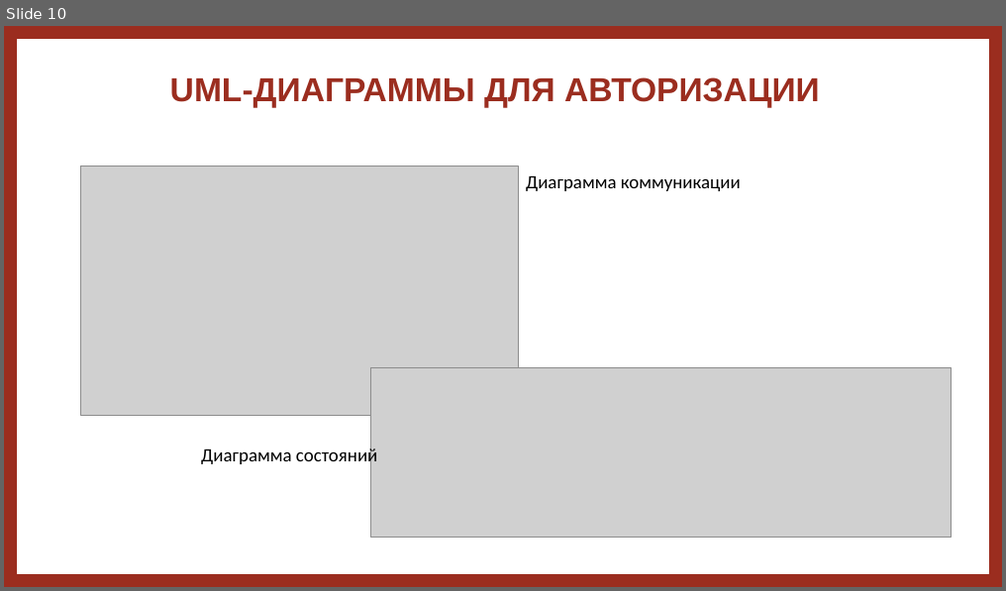
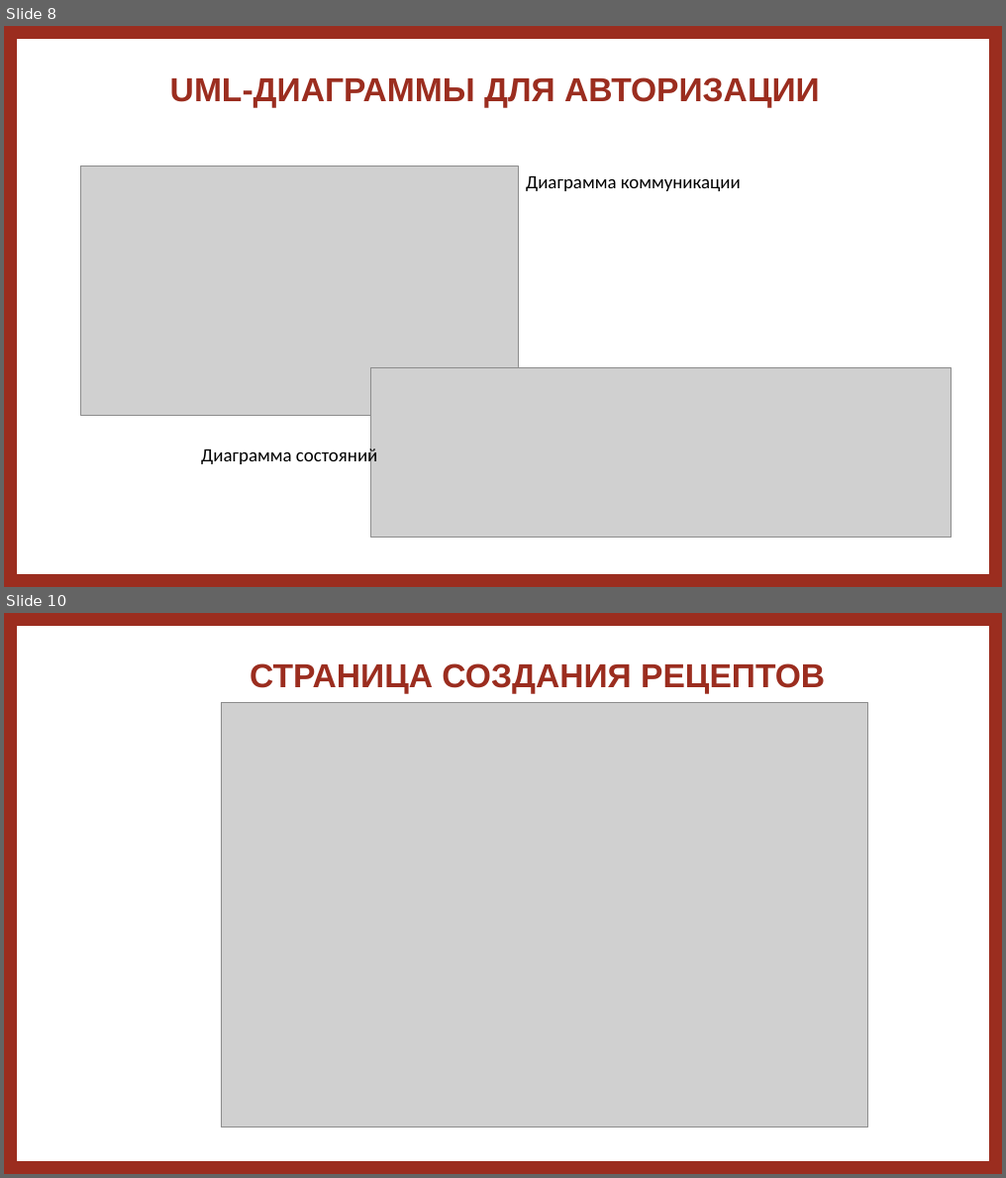
Before and after one commit to dex1fy/RecipeWebsite.EducationalPractice, a slide deck: документы/ЗащитаУП.pptx. Shown one above the other, each under a label of ours: slide 10 before the commit, slides 8 and 10 after it; the slides between them are not shown. The pictures are 1006x591 and 1006x1178 pixels, drawn with LibreOffice and Linux fonts; fonts in the diff are those of the drawing; grey boxes stand for pictures. Boxes give left, top, right and bottom in pixels: in the first picture for what was removed or moved away, otherwise in the second. Text is boxed around its words. In the diff, an @@ line names an element or a change of style, - is before the commit and + after.

```diff
--- a/документы/ЗащитаУП.pptx
+++ b/документы/ЗащитаУП.pptx
@@ slide 10 added at box(4, 613, 1002, 1174), background #FFFFFF @@
@@ frame added at box(4, 613, 1002, 1174), fill #9B2D1F, outline #9B2D1F 1 pt @@
@@ title added at box(250, 663, 825, 694), 32 pt, text #9B2D1F, bold @@
+СТРАНИЦА СОЗДАНИЯ РЕЦЕПТОВ
@@ picture added at box(221, 703, 868, 1128) @@
@@ what was slide 10 is now slide 8 @@
```
Also in this commit, not shown: 1 slide changed, 3 other slides added, 1 other file.
